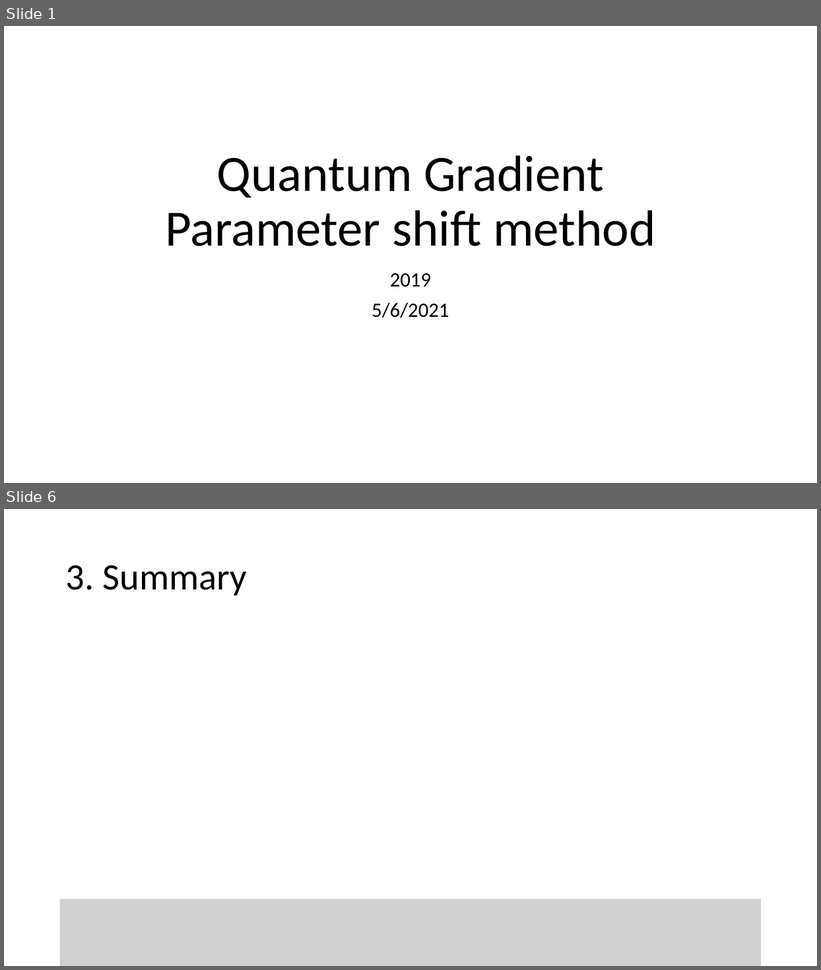
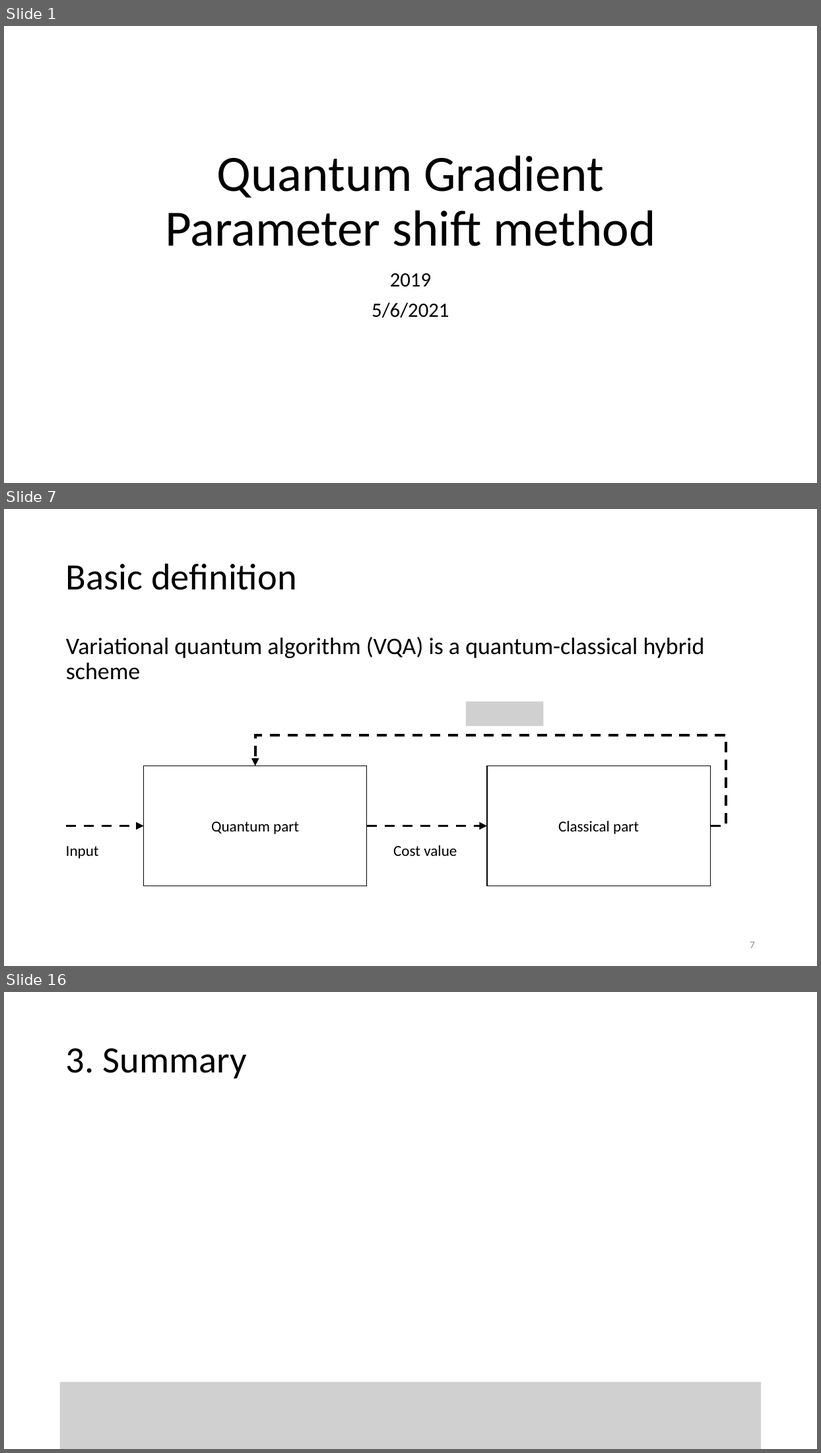
Before and after one commit to vutuanhai237/CourseMaterialsUIT, a slide deck: SExxx-Programming for quantum computer/Slide/x. Quantum Gradient.pptx. Shown one above the other, each under a label of ours: slides 1 and 6 before the commit, slides 1, 7 and 16 after it; the slides between them are not shown. The pictures are 821x970 and 821x1453 pixels, drawn with LibreOffice and Linux fonts; fonts in the diff are those of the drawing; grey boxes stand for pictures. Boxes give left, top, right and bottom in pixels: in the first picture for what was removed or moved away, otherwise in the second. Text is boxed around its words. In the diff, an @@ line names an element or a change of style, - is before the commit and + after.

```diff
--- a/SExxx-Programming for quantum computer/Slide/x. Quantum Gradient.pptx
+++ b/SExxx-Programming for quantum computer/Slide/x. Quantum Gradient.pptx
@@ slide 7 added at <box>4,509,817,966</box>, background #FFFFFF @@
@@ title added at <box>66,563,297,590</box>, 44 pt, text #000000 @@
+Basic definition
@@ text added at <box>66,637,705,680</box>, 28 pt, text #000000 @@
+Variational quantum algorithm (VQA) is a quantum-classical hybrid scheme
@@ picture added at <box>466,702,543,726</box> @@
@@ elbow arrow added from (710, 826) to (255, 766), #000000 3 pt dashed @@
@@ rectangle added at <box>144,766,367,887</box>, outline #000000 1 pt, 18 pt, text #000000 @@
+Quantum part
@@ rectangle added at <box>487,766,710,887</box>, outline #000000 1 pt, 18 pt, text #000000 @@
+Classical part
@@ arrow added from (66, 826) to (144, 826), #000000 3 pt dashed @@
@@ arrow added from (367, 826) to (487, 826), #000000 3 pt dashed @@
@@ text added at <box>66,846,99,859</box>, 18 pt, text #000000 @@
+Input
@@ text added at <box>393,846,457,856</box>, 18 pt, text #000000 @@
+Cost value
@@ page number added at <box>750,942,755,949</box>, 12 pt, text #8C8C8C @@
+7
@@ what was slide 6 is now slide 16 @@
```
Also in this commit, not shown: 15 slides changed, 34 other slides added, 20 other files.
